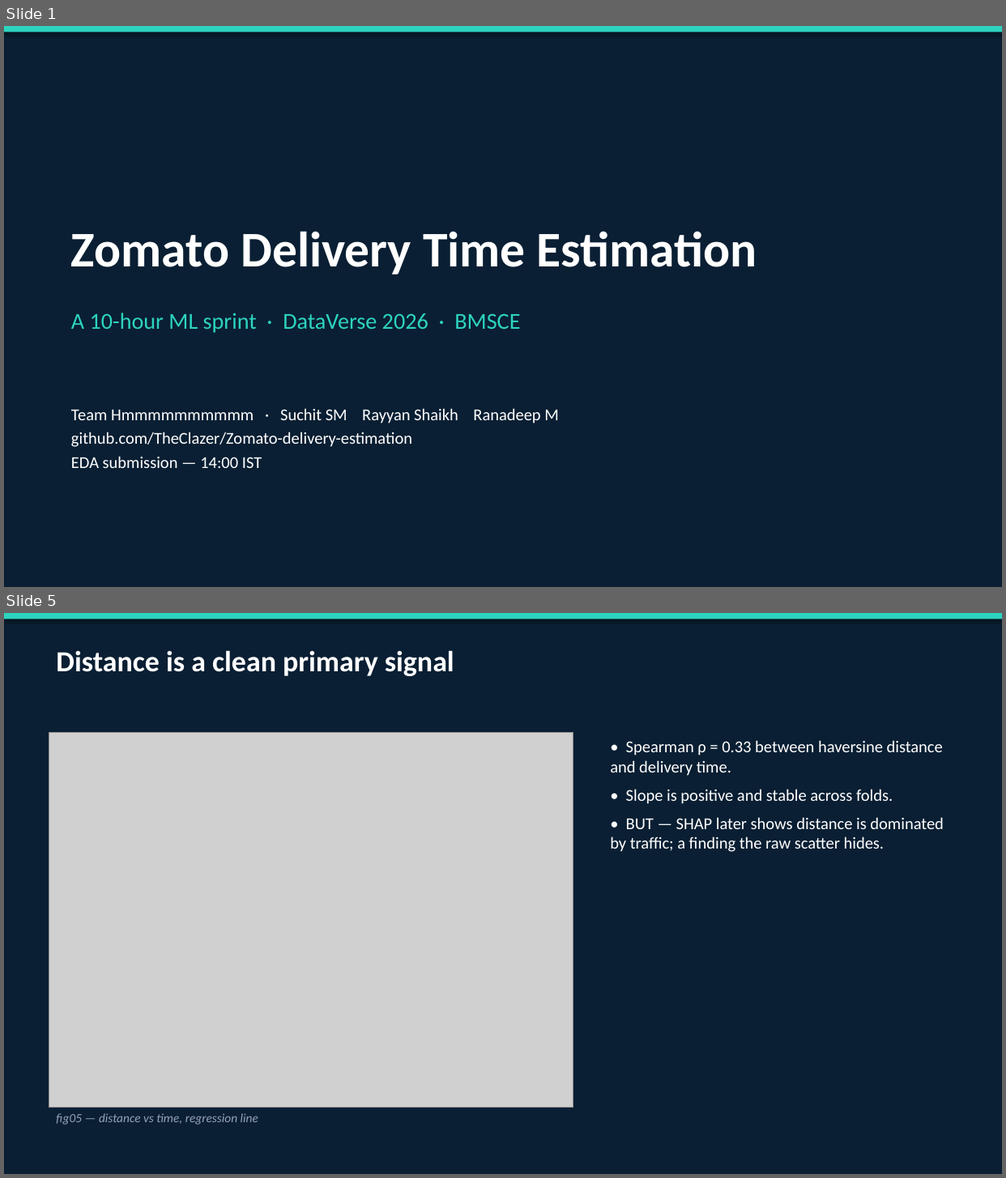
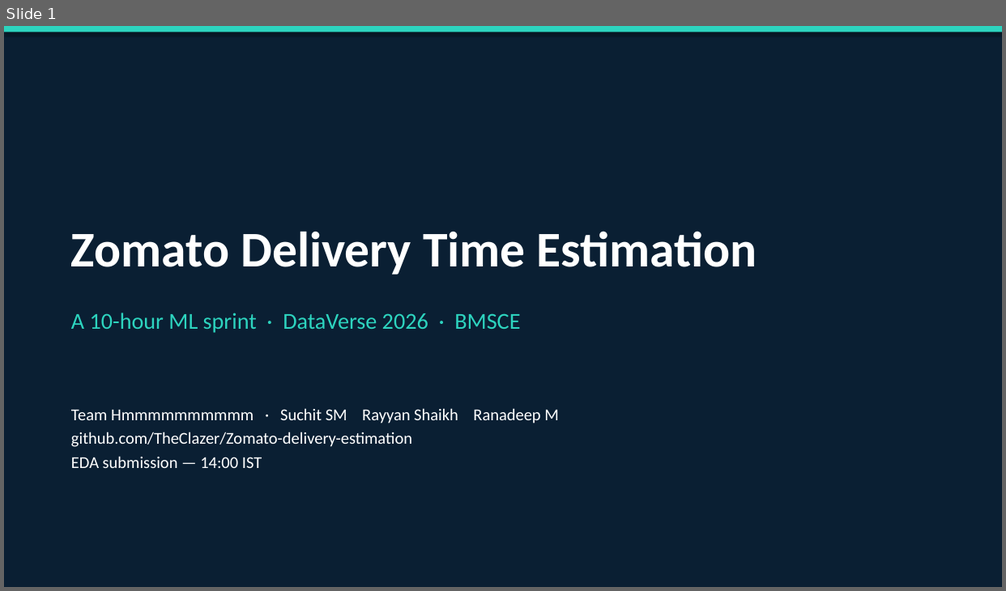
Before and after one commit to TheClazer/Zomato-delivery-estimation, a slide deck: reports/eda_2pm.pptx. Shown one above the other, each under a label of ours: slides 1 and 5 before the commit, slide 1 after it; the slides between them are not shown. The pictures are 1006x1178 and 1006x591 pixels, drawn with LibreOffice and Linux fonts; fonts in the diff are those of the drawing; grey boxes stand for pictures. Boxes give left, top, right and bottom in pixels: in the first picture for what was removed or moved away, otherwise in the second. Text is boxed around its words. In the diff, an @@ line names an element or a change of style, - is before the commit and + after.

```diff
--- a/reports/eda_2pm.pptx
+++ b/reports/eda_2pm.pptx
@@ slide 5 removed at [4,613,1002,1174], background #FFFFFF @@
@@ rectangle removed at [4,613,1002,1174] @@
@@ rectangle removed at [4,613,1002,619] @@
@@ text removed at [56,650,454,676] @@
-Distance is a clean primary signal
@@ picture removed at [49,733,573,1108] @@
@@ text removed at [610,740,944,852] @@
-• Spearman ρ = 0.33 between haversine distance and delivery time.
-• Slope is positive and stable across folds.
-• BUT — SHAP later shows distance is dominated by traffic; a finding the raw scatter hides.
@@ text removed at [56,1114,258,1125] @@
-fig05 — distance vs time, regression line
```
Also in this commit, not shown: 8 slides changed, 1 slide added, 5 other files.
